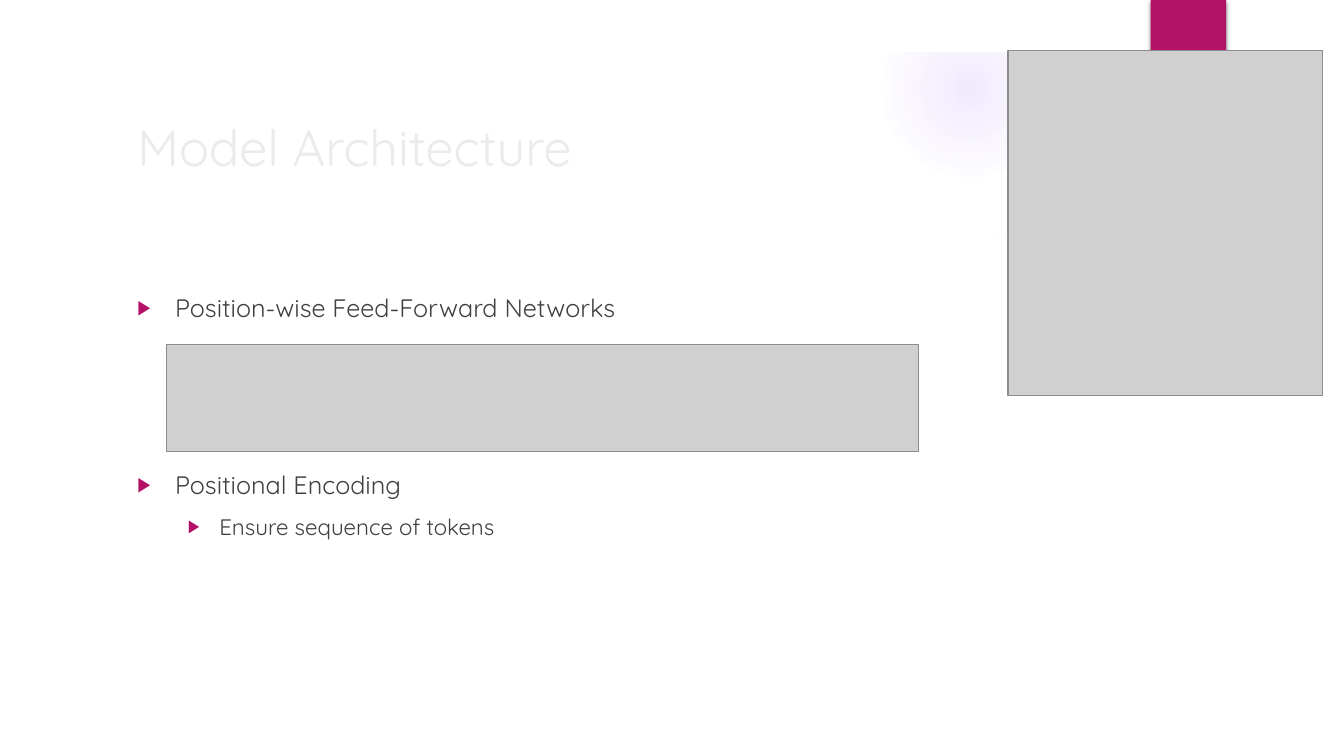
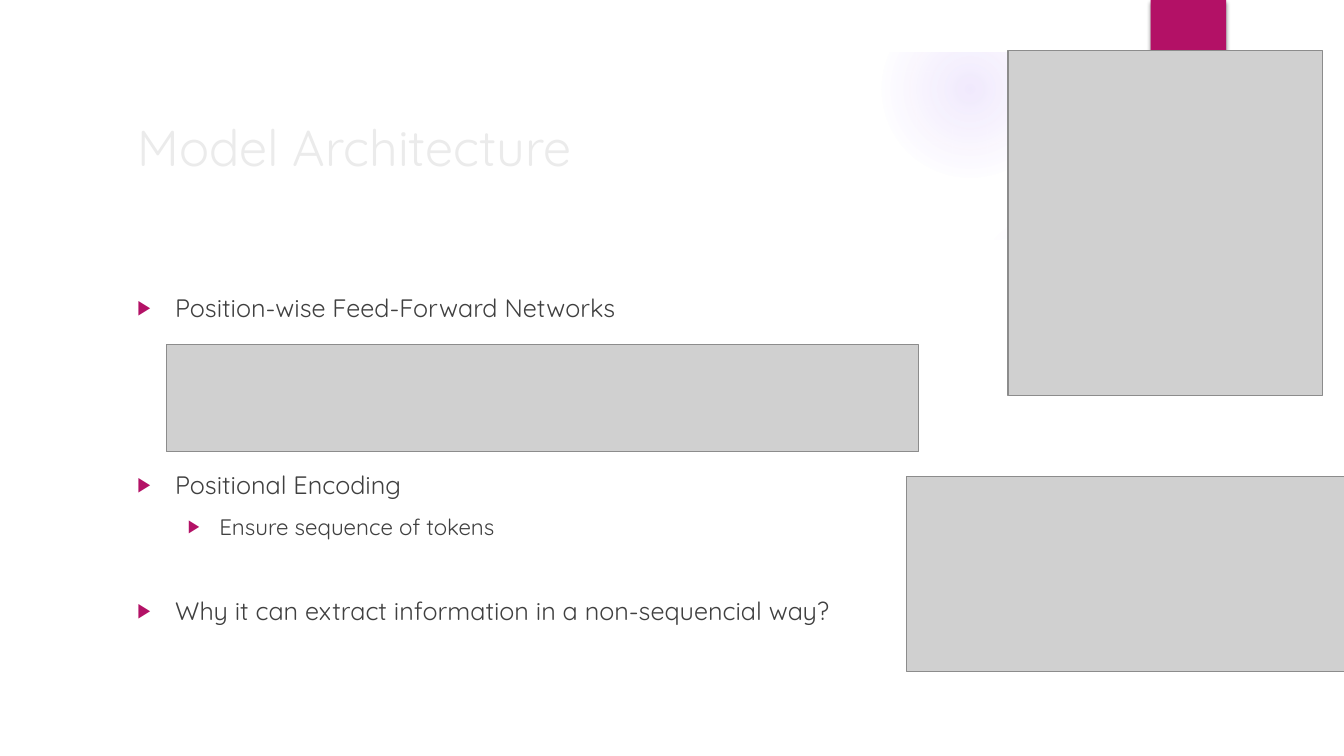
Before and after one commit to erdeq-upenn/code_public, a slide deck: slide 9 of slides/Transformer Review.pptx. Drawn at 1344x756 pixels with LibreOffice and Linux fonts; fonts in the diff are those of the drawing; grey boxes stand for pictures; background and template pictures are left out. Boxes give left, top, right and bottom in pixels: in the first picture for what was removed or moved away, otherwise in the second. Text is boxed around its words. In the diff, an @@ line names an element or a change of style, - is before the commit and + after.

```diff
--- a/slides/Transformer Review.pptx
+++ b/slides/Transformer Review.pptx
@@ picture added at <box>906,476,1344,671</box> @@
@@ text at <box>175,601,829,625</box>: paragraph added @@
+▶ Why it can extract information in a non-sequencial way?
```
